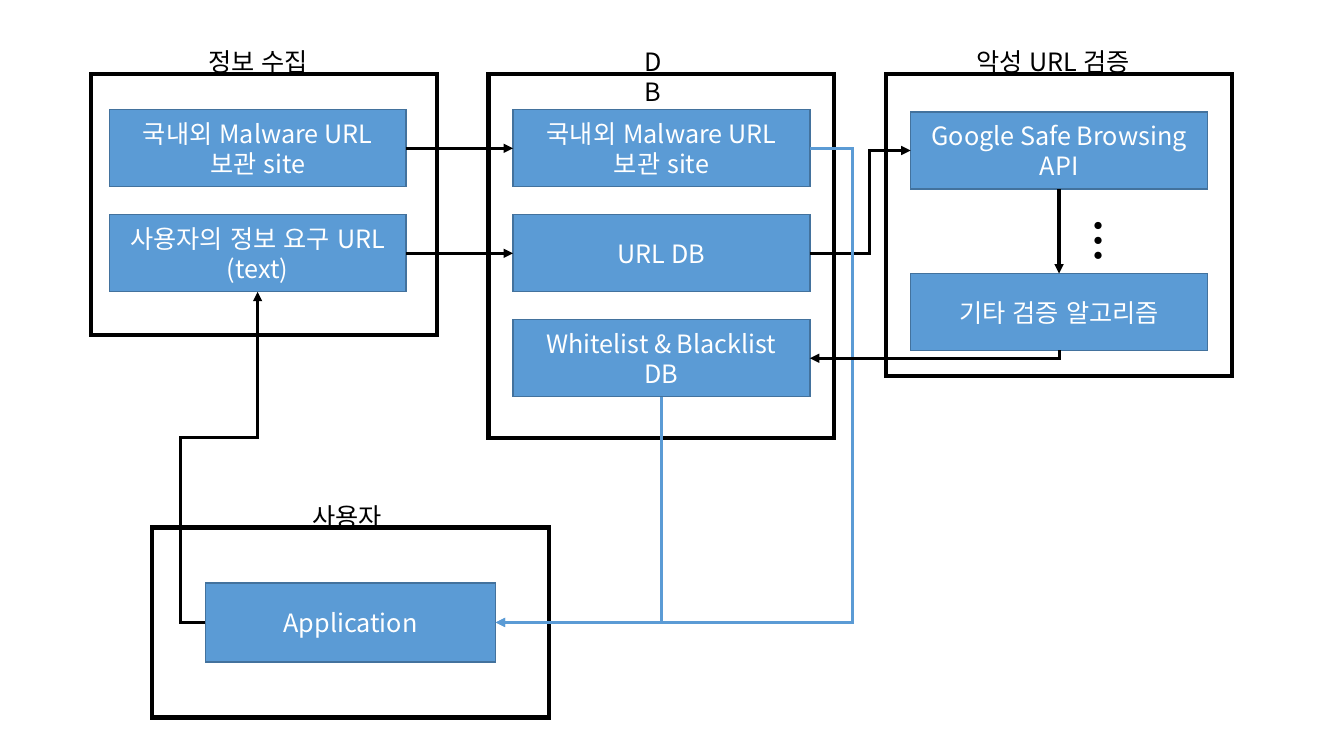
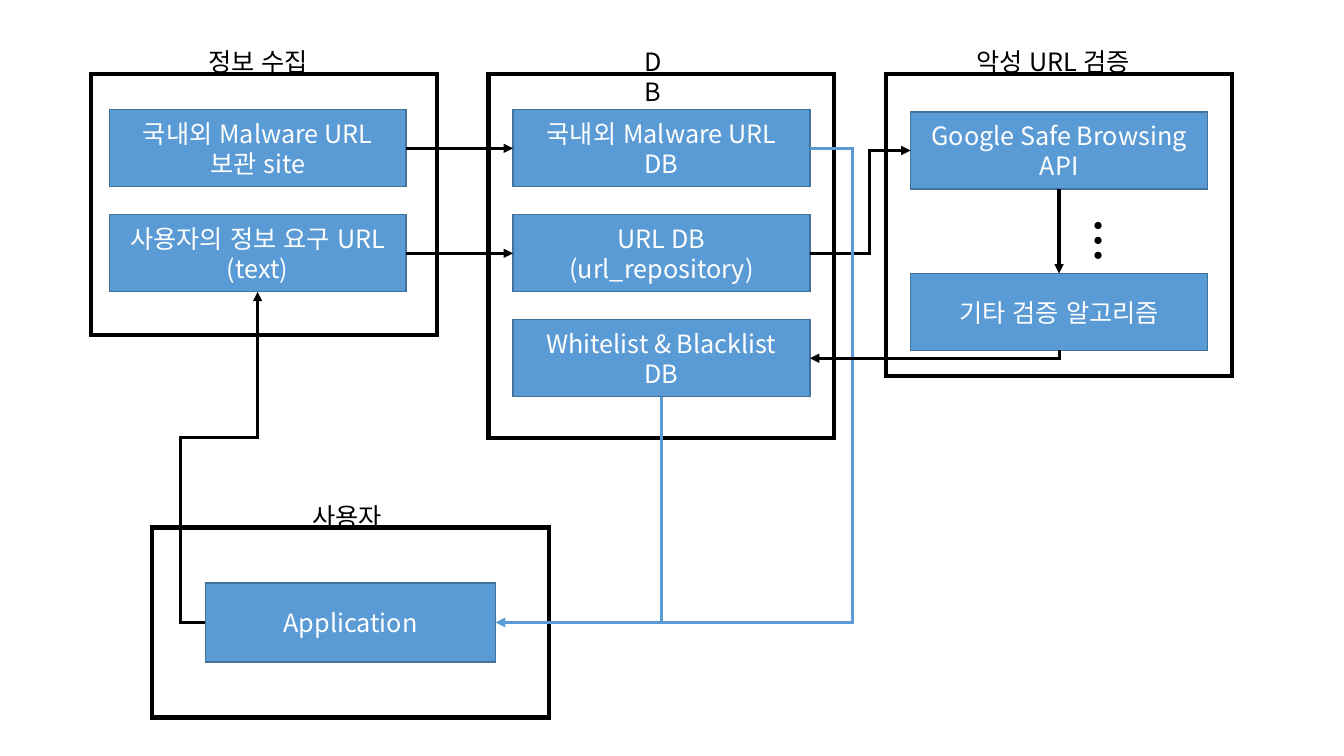
Before and after one commit to teamGolee/GoLee, a slide deck: slide 1 of Documents/구상도.pptx. Drawn at 1344x756 pixels with LibreOffice and Linux fonts; fonts in the diff are those of the drawing. Boxes give left, top, right and bottom in pixels: in the first picture for what was removed or moved away, otherwise in the second. Text is boxed around its words. In the diff, an @@ line names an element or a change of style, - is before the commit and + after.

Commit message:
Think about url_repository table

```diff
--- a/Documents/구상도.pptx
+++ b/Documents/구상도.pptx
@@ text in rectangle at <box>547,122,776,145</box>: text changed @@
-국내외 Malware URL
-보관 site
+국내외 Malware URL
+DB
@@ text in rectangle at <box>569,257,753,284</box>: paragraph added @@
+(url_repository)
```
Also in this commit, not shown: 1 other slide changed, 1 slide added, 2 other files.
